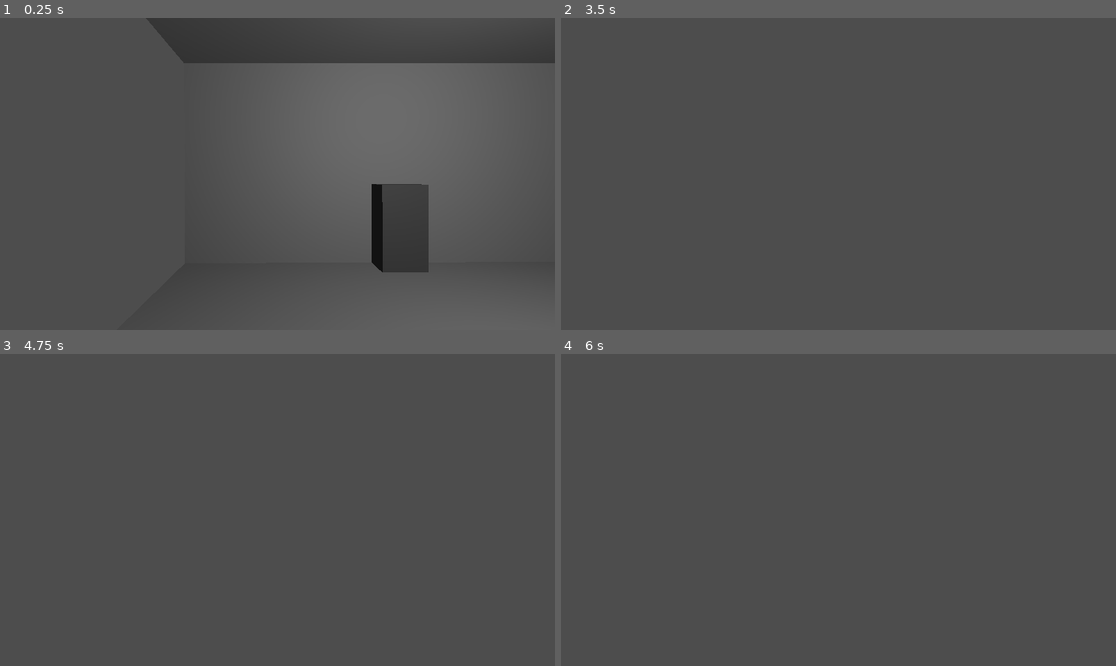
Above: before the commit, frames 1-4 (two rows, left to right).
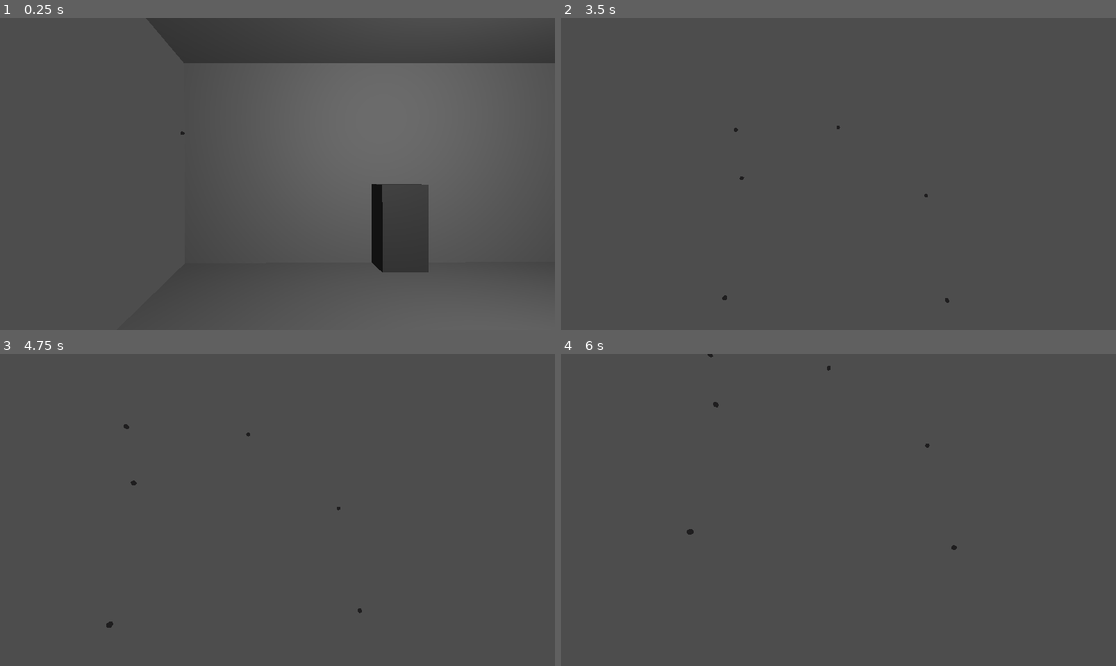
Above: after the commit, the same moments.

Repository: 0kronix/TinRaftCompany-3D
Game: Godot game, scene res://scenes/main.tscn
Same seed, same stepped clock (60 frames per second), same inputs: the game is played once before the commit and once after it.
Inputs (mouse positions are in pixels of both pictures, inside the frame that each line leads up to):
- Up to frame 1 (0.25 s): no input
- Up to frame 2 (3.5 s): tap Enter (ui_accept) at 0.5, 0.77, 1.52, 2, 2.75, 3.02 s; move the mouse to (832, 180) at 0.52 s; hold E (interact) 0.53-1.28 s; hold W (move_forward) 0.53-2.78 s; move the mouse to (877, 177) at 1.27 s; tap E (interact) at 1.35, 2.85 s; move the mouse to (794, 170) at 2.02 s; hold E (interact) 2.03-2.78 s; move the mouse to (844, 174) at 2.77 s; hold A (move_left) from 2.78 s (still down)
- Up to frame 3 (4.75 s): move the mouse to (255, 503) at 3.52 s; release A (move_left) at 3.53 s; hold E (interact) 3.53-4.28 s; hold W (move_forward) from 3.53 s (still down); tap Enter (ui_accept) at 3.77, 4.52 s; move the mouse to (305, 510) at 4.27 s; tap E (interact) at 4.35 s
- Up to frame 4 (6 s): move the mouse to (810, 510) at 5.02 s; hold E (interact) 5.03-5.78 s; move the mouse to (849, 503) at 5.77 s; release W (move_forward) at 5.78 s; hold D (move_right) from 5.78 s (still down); tap E (interact) at 5.85 s

The runs differ from the first frame. In frame 1, less than 0.1% of the frame differs, in the area x 32-34%, y 36-38%; in frame 2, less than 0.1%; in frame 3, less than 0.1%; in frame 4, less than 0.1%, in the area x 22-72%, y 0-63%.

Commit message:
asteroids
asteroids scene

Diff:
--- a/tin-raft-company-3d/scenes/main.tscn
+++ b/tin-raft-company-3d/scenes/main.tscn
@@ -5,6 +5,7 @@
 [ext_resource type="PackedScene" uid="uid://c8cucjdj88gfr" path="res://scenes/ui/control.tscn" id="3_jyhfs"]
 [ext_resource type="PackedScene" uid="uid://u3vox8u56g5u" path="res://scenes/inside/player.tscn" id="3_tbgi4"]
 [ext_resource type="PackedScene" uid="uid://d0v1j4nf11dcd" path="res://scenes/inside/capsule_environment.tscn" id="5_tbgi4"]
+[ext_resource type="PackedScene" uid="uid://2oh7h6m5eq60" path="res://scenes/outside/asteroids.tscn" id="6_tefeu"]
 
 [node name="Inside" type="Node3D" unique_id=1032035784]
 
@@ -24,3 +25,5 @@
 [node name="CapsuleEnvironment" parent="." unique_id=2084234321 instance=ExtResource("5_tbgi4")]
 
 [node name="Node3D" type="Node3D" parent="CapsuleEnvironment" unique_id=623101884]
+
+[node name="Asteroids" parent="." unique_id=1671113747 instance=ExtResource("6_tefeu")]
--- /dev/null
+++ b/tin-raft-company-3d/scenes/outside/asteroid.gd
@@ -0,0 +1,65 @@
+extends RigidBody3D
+
+# Добавляем сигнал для уведомления о деспавне
+signal asteroid_despawned
+
+@export var min_rotation_speed: float = 0.5
+@export var max_rotation_speed: float = 3.0
+@export var min_speed: float = 0.0
+@export var max_speed: float = 2.0
+@export var target_spread: float = 20.0
+@export var despawn_distance: float = 150.0
+
+var direction: Vector3
+var current_speed: float
+var rotation_axis: Vector3
+var rotation_speed: float
+
+func _ready():
+	gravity_scale = 0.0
+	linear_damp = 0.0
+	angular_damp = 0.0
+
+	freeze_mode = RigidBody3D.FREEZE_MODE_KINEMATIC
+	freeze = true
+
+	_randomize_rotation()
+
+	call_deferred("_set_random_trajectory")
+
+func _randomize_rotation():
+	# Случайная ось вращения
+	rotation_axis = Vector3(
+		randf_range(-1.0, 1.0),
+		randf_range(-1.0, 1.0),
+		randf_range(-1.0, 1.0)
+	).normalized()
+
+	# Случайная скорость вращения
+	rotation_speed = randf_range(min_rotation_speed, max_rotation_speed)
+
+func _set_random_trajectory():
+	var target_pos = Vector3(
+		randf_range(-target_spread, target_spread),
+		randf_range(-target_spread, target_spread),
+		randf_range(-target_spread, target_spread)
+	)
+
+	direction = (target_pos - global_position).normalized()
+	current_speed = randf_range(min_speed, max_speed)
+
+	# Вместо look_at() просто поворачиваем в направлении движения один раз
+	if direction.length() > 0:
+		look_at(global_position + direction, Vector3.UP)
+
+func _physics_process(delta):
+	# Проверка удаления
+	if global_position.length() > despawn_distance:
+		asteroid_despawned.emit()  # Отправляем сигнал перед удалением
+		queue_free()
+		return
+
+	# Ручное перемещение (игнорируем физический движок)
+	global_position += direction * current_speed * delta
+
+	rotate(rotation_axis, rotation_speed * delta)
--- /dev/null
+++ b/tin-raft-company-3d/scenes/outside/asteroid.tscn
@@ -0,0 +1,23 @@
+[gd_scene format=3 uid="uid://n3rgj6y7psm"]
+
+[ext_resource type="Script" uid="uid://comkav25ygdds" path="res://scenes/outside/asteroid.gd" id="1_nk6hq"]
+[ext_resource type="PackedScene" uid="uid://h1mcchse6edb" path="res://models/Asteroid.glb" id="2_gfbw6"]
+
+[sub_resource type="SphereShape3D" id="SphereShape3D_vsrt0"]
+
+[sub_resource type="SphereShape3D" id="SphereShape3D_iep08"]
+radius = 0.7596002
+
+[node name="RigidBody3D" type="RigidBody3D" unique_id=1177571950]
+can_sleep = false
+script = ExtResource("1_nk6hq")
+
+[node name="Asteroid" parent="." unique_id=1994692329 instance=ExtResource("2_gfbw6")]
+
+[node name="CollisionShape3D" type="CollisionShape3D" parent="." unique_id=39379419]
+shape = SubResource("SphereShape3D_vsrt0")
+
+[node name="DespawnZone" type="Area3D" parent="." unique_id=682565686]
+
+[node name="CollisionShape3D" type="CollisionShape3D" parent="DespawnZone" unique_id=666871565]
+shape = SubResource("SphereShape3D_iep08")
--- /dev/null
+++ b/tin-raft-company-3d/scenes/outside/asteroids.gd
@@ -0,0 +1,91 @@
+extends Node3D
+
+@export var asteroid_scene: PackedScene
+@export var spawn_radius: float = 100.0
+@export var despawn_radius: float = 150.0
+@export var target_asteroid_count: int = 20
+@export var min_speed: float = 0.0
+@export var max_speed: float = 2.0
+@export var target_spread: float = 20.0
+
+var rng = RandomNumberGenerator.new()
+var current_asteroid_count: int = 0
+
+func _ready():
+	rng.randomize()
+
+	# Проверка наличия сцены
+	if asteroid_scene == null:
+		push_error("ERROR: Asteroid Scene is not assigned in the Inspector!")
+		return
+
+	# Создаем начальные астероиды
+	print("Spawning initial ", target_asteroid_count, " asteroids...")
+	for i in range(target_asteroid_count):
+		_spawn_asteroid()
+		await get_tree().process_frame  # Небольшая задержка между спавнами
+
+	print("Spawner ready. Target count: ", target_asteroid_count)
+
+func _spawn_asteroid():
+	if asteroid_scene == null:
+		return
+
+	var asteroid = asteroid_scene.instantiate()
+	add_child(asteroid)
+	current_asteroid_count += 1
+
+	# Подключаем сигнал деспавна
+	if asteroid.has_signal("asteroid_despawned"):
+		asteroid.asteroid_despawned.connect(_on_asteroid_despawned)
+
+	# Рассчитываем случайную позицию на сфере
+	var theta = rng.randf_range(0, 2 * PI)
+	var phi = rng.randf_range(0, PI)
+
+	var x = spawn_radius * sin(phi) * cos(theta)
+	var y = spawn_radius * sin(phi) * sin(theta)
+	var z = spawn_radius * cos(phi)
+
+	asteroid.global_position = Vector3(x, y, z)
+
+	# Передаем параметры астероиду
+	asteroid.min_speed = min_speed
+	asteroid.max_speed = max_speed
+	asteroid.target_spread = target_spread
+	asteroid.despawn_distance = despawn_radius
+
+	print("Asteroid spawned at distance: ", asteroid.global_position.length(),
+		  " | Count: ", current_asteroid_count, "/", target_asteroid_count)
+
+func _on_asteroid_despawned():
+	current_asteroid_count -= 1
+	print("Asteroid despawned | Count: ", current_asteroid_count, "/", target_asteroid_count)
+
+	# Восполняем количество
+	_check_and_refill()
+
+func _check_and_refill():
+	# Создаем новые астероиды, пока не достигнем целевого количества
+	while current_asteroid_count < target_asteroid_count:
+		_spawn_asteroid()
+		await get_tree().process_frame  # Небольшая задержка для плавности
+
+# Вспомогательные функции для управления количеством
+func get_asteroid_count() -> int:
+	return current_asteroid_count
+
+func set_target_count(new_count: int):
+	target_asteroid_count = max(1, new_count)
+	print("New target count: ", target_asteroid_count)
+	_check_and_refill()
+
+func increase_target_count(amount: int = 1):
+	target_asteroid_count += amount
+	print("Target count increased to: ", target_asteroid_count)
+	_check_and_refill()
+
+func decrease_target_count(amount: int = 1):
+	target_asteroid_count = max(1, target_asteroid_count - amount)
+	print("Target count decreased to: ", target_asteroid_count)
+	# Ждем естественного деспавна, не удаляем существующие
--- /dev/null
+++ b/tin-raft-company-3d/scenes/outside/asteroids.tscn
@@ -0,0 +1,10 @@
+[gd_scene format=3 uid="uid://2oh7h6m5eq60"]
+
+[ext_resource type="Script" uid="uid://37ontd4vkfni" path="res://scenes/outside/asteroids.gd" id="1_73uxd"]
+[ext_resource type="PackedScene" uid="uid://n3rgj6y7psm" path="res://scenes/outside/asteroid.tscn" id="2_74ng3"]
+
+[node name="Asteroids" type="Node3D" unique_id=1671113747]
+script = ExtResource("1_73uxd")
+asteroid_scene = ExtResource("2_74ng3")
+
+[node name="Timer" type="Timer" parent="." unique_id=1783336258]
Binary file added: tin-raft-company-3d/models/Asteroid.glb
Not shown, added: tin-raft-company-3d/models/Asteroid.glb.import
Not shown, added: tin-raft-company-3d/scenes/outside/asteroid.gd.uid
Not shown, added: tin-raft-company-3d/scenes/outside/asteroids.gd.uid
